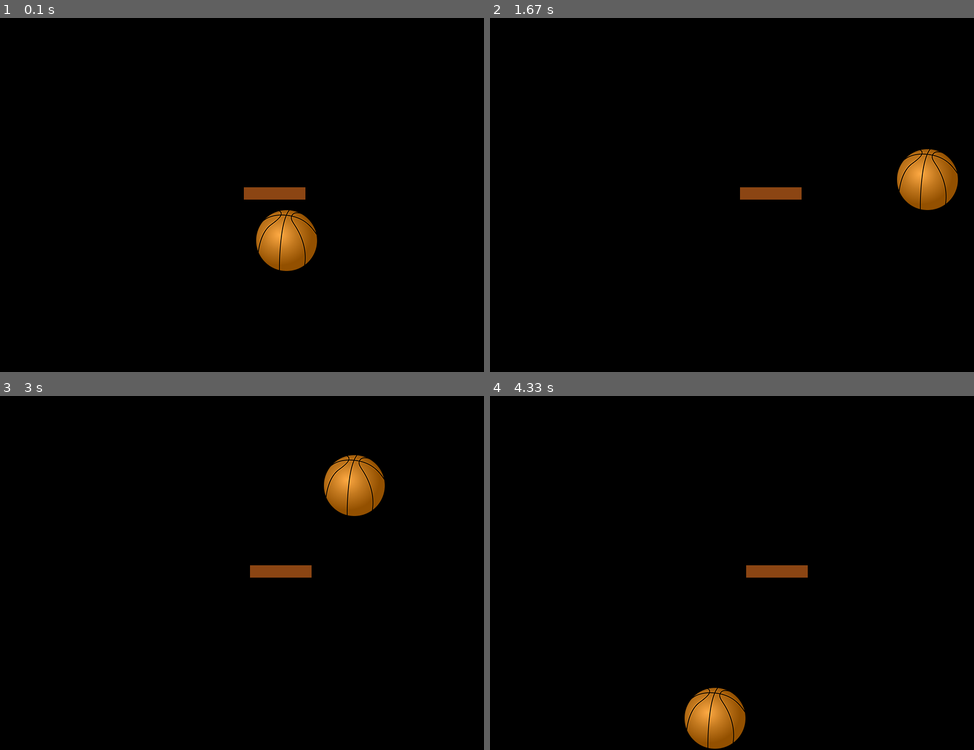
Above: before the commit, frames 1-4 (two rows, left to right).
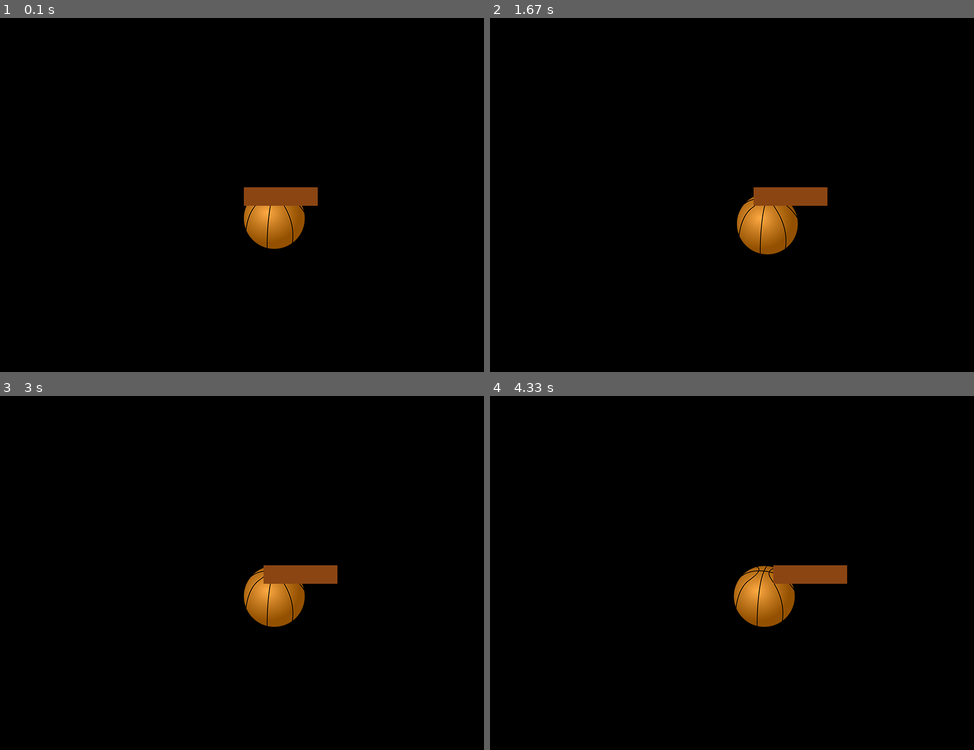
Above: after the commit, the same moments.

Repository: VS-CDR/Pygame-s
Game: pygame game, started from run.py
The game is run twice, just before and just after one commit, with the same random seed, the same clock (stepped at 60 frames per second) and the same inputs.
Inputs:
- Up to frame 1 (0.1 s): no input
- Up to frame 2 (1.67 s): hold D 0.33-0.8 s; hold D 0.83-1.3 s; hold A from 1.33 s (still down)
- Up to frame 3 (3 s): release A at 1.87 s; hold A 1.9-2.3 s; hold D 2.33-2.97 s
- Up to frame 4 (4.33 s): hold A 3-3.47 s; hold D 3.5-3.97 s; hold D from 4 s (still down)

The runs differ from the first frame. In frame 1, 2.3% of the frame differs, in the area x 50-66%, y 47-72%; in frame 2, 3.7%; in frame 3, 3.5%; in frame 4, 3.8%, in the area x 40-74%, y 47-100%.

Commit message:
Made a simple collision

Diff:
--- a/run.py
+++ b/run.py
@@ -39,13 +39,19 @@
         if self.geometry.y + self.geometry.height > self.height:
             self.geometry.y = self.height - self.geometry.height
 
+    def collides_with_platform(self, platform):
+        if (self.geometry.x + self.geometry.width >= platform.x and self.geometry.x <= platform.x + platform.w) and (
+                self.geometry.y + self.geometry.height >= platform.y and self.geometry.y <= platform.y + platform.h):
+            self.direction[0] = -self.direction[0]
+            self.direction[1] = -self.direction[1]
+
 
 class Platform:
     def __init__(self, screen_size, color):
         self.color = color
         self.size = self.scr_width, self.scr_height = screen_size[0], screen_size[1]
         self.x, self.y = self.scr_width // 2, self.scr_height // 2
-        self.w, self.h = (100, 20)
+        self.w, self.h = (120, 30)
         self.width = 0
 
     def draw(self, screen):
@@ -53,11 +59,11 @@
 
     def move(self, direction):
         if direction == 'A':
-            self.cur_shift = -10
+            self.cur_shift = -32
             if self.x > 0:
                 self.x += self.cur_shift
         if direction == 'D':
-            self.cur_shift = 10
+            self.cur_shift = 32
             if self.x + self.w < self.scr_width:
                 self.x += self.cur_shift
 
@@ -99,6 +105,7 @@
 
         screen.fill(colors["BLACK"])
         ball.draw(screen)
+        ball.collides_with_platform(platform)
         platform.draw(screen)
 
         pygame.display.flip()
